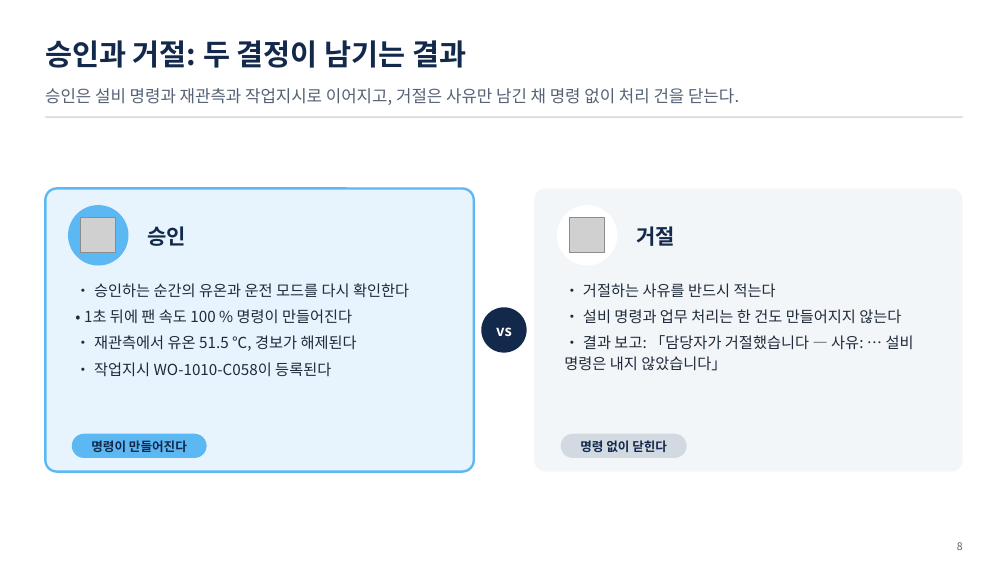
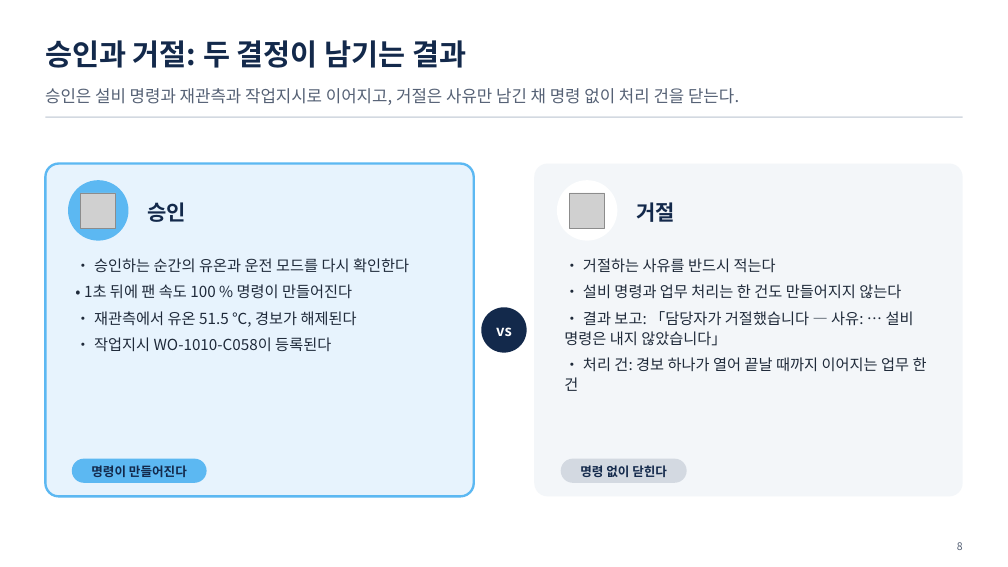
Before and after one commit to uengine-oss/hyd-iot-edu, a slide deck: slide 8 of docs/교재/통합반_오프라인/07회차/통합반_오프라인_07회차.pptx. Drawn at 1008x567 pixels with LibreOffice and Linux fonts; fonts in the diff are those of the drawing; grey boxes stand for pictures. Boxes give left, top, right and bottom in pixels: in the first picture for what was removed or moved away, otherwise in the second. Text is boxed around its words. In the diff, an @@ line names an element or a change of style, - is before the commit and + after.

```diff
--- a/docs/교재/통합반_오프라인/07회차/통합반_오프라인_07회차.pptx
+++ b/docs/교재/통합반_오프라인/07회차/통합반_오프라인_07회차.pptx
@@ rounded rectangle: place and size @@
-rounded rectangle at (45, 188, 474, 472)
+rounded rectangle at (45, 163, 474, 496)
@@ rounded rectangle: place and size @@
-rounded rectangle at (535, 188, 963, 472)
+rounded rectangle at (535, 163, 963, 496)
@@ 2 pictures, 2 texts, 2 ellipses: place and size @@
-2 pictures, 2 texts, 2 ellipses at (68, 205, 675, 265)
+2 pictures, 2 texts, 2 ellipses at (68, 180, 675, 240)
@@ text "• 승인하는 순간의 유온과 운전 ...": place and size @@
-text "• 승인하는 순간의 유온과 운전 ..." at (84, 283, 409, 377)
+text "• 승인하는 순간의 유온과 운전 ..." at (84, 258, 409, 352)
@@ text "• 거절하는 사유를 반드시 적는다": place and size @@
-text "• 거절하는 사유를 반드시 적는다" at (564, 283, 914, 371)
+text "• 거절하는 사유를 반드시 적는다" at (564, 258, 927, 391)
@@ text at (564, 357, 927, 391): paragraph added @@
+• 처리 건: 경보 하나가 열어 끝날 때까지 이어지는 업무 한 건
@@ 2 texts, 2 rounded rectangles: place and size @@
-2 texts, 2 rounded rectangles at (72, 434, 687, 458)
+2 texts, 2 rounded rectangles at (72, 459, 687, 483)
```
Also in this commit, not shown: 10 other slides changed, 35 other files.
